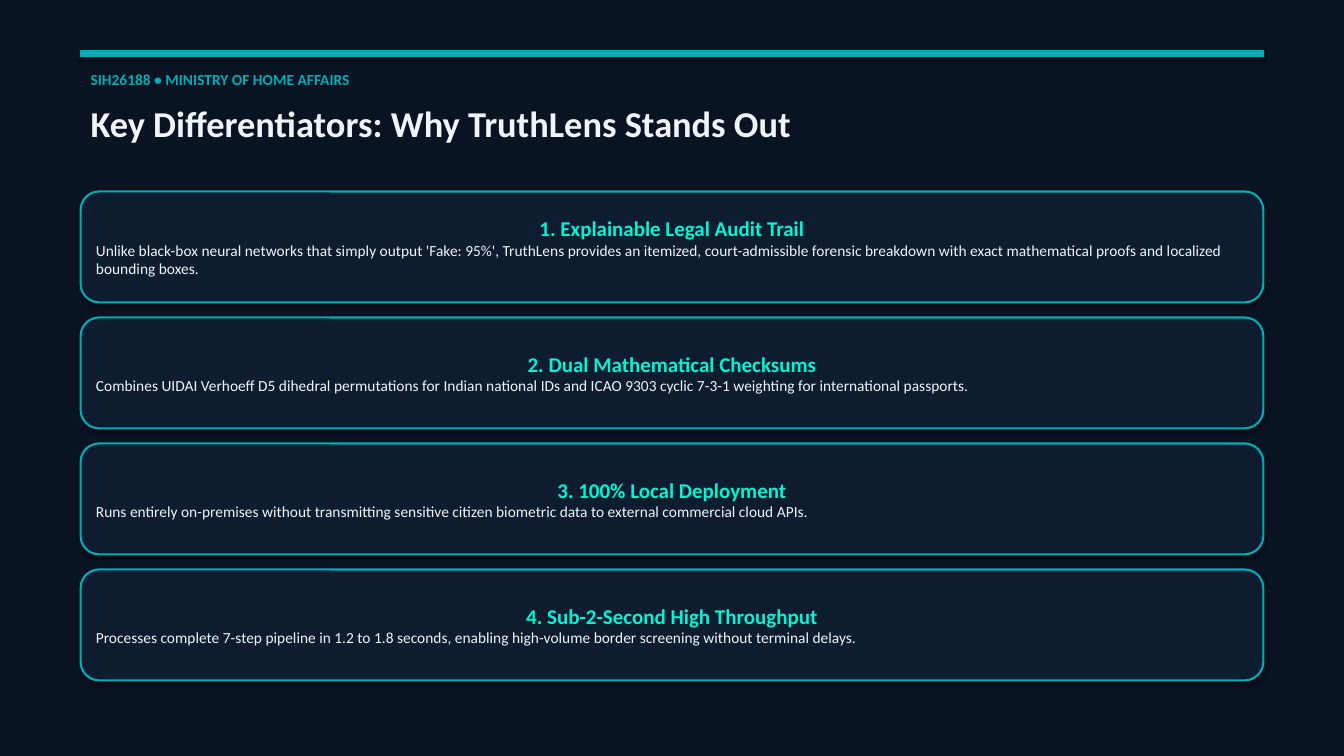
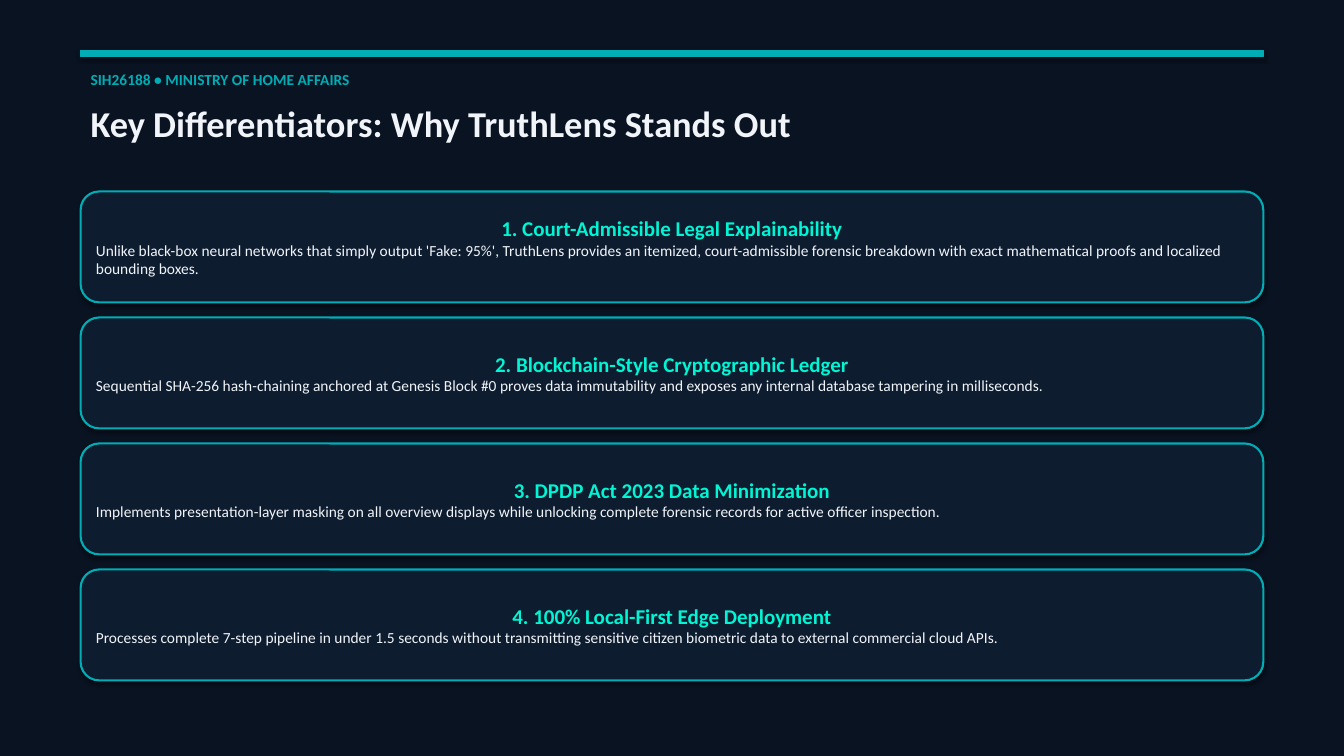
Before and after one commit to muskan-gupta01/TruthLens, a slide deck: slide 10 of TruthLens_SIH_Presentation.pptx. Drawn at 1344x756 pixels with LibreOffice and Linux fonts; fonts in the diff are those of the drawing. Boxes give left, top, right and bottom in pixels: in the first picture for what was removed or moved away, otherwise in the second. Text is boxed around its words. In the diff, an @@ line names an element or a change of style, - is before the commit and + after.

Commit message:
feat: complete TruthLens SIH26188 pipeline with 4-layer screening, audit chain, data masking, and 8 demo scenarios

```diff
--- a/TruthLens_SIH_Presentation.pptx
+++ b/TruthLens_SIH_Presentation.pptx
@@ text in rounded rectangle at [501, 221, 842, 240]: text changed @@
-1. Explainable Legal Audit Trail
+1. Court-Admissible Legal Explainability
@@ text in rounded rectangle at [96, 357, 1043, 394]: text changed @@
-2. Dual Mathematical Checksums
-Combines UIDAI Verhoeff D5 dihedral permutations for Indian national IDs and ICAO 9303 cyclic 7-3-1 weighting for international passports.
+2. Blockchain-Style Cryptographic Ledger
+Sequential SHA-256 hash-chaining anchored at Genesis Block #0 proves data immutability and exposes any internal database tampering in milliseconds.
@@ text in rounded rectangle at [96, 483, 940, 520]: text changed @@
-3. 100% Local Deployment
-Runs entirely on-premises without transmitting sensitive citizen biometric data to external commercial cloud APIs.
+3. DPDP Act 2023 Data Minimization
+Implements presentation-layer masking on all overview displays while unlocking complete forensic records for active officer inspection.
@@ text in rounded rectangle at [96, 609, 998, 646]: text changed @@
-4. Sub-2-Second High Throughput
-Processes complete 7-step pipeline in 1.2 to 1.8 seconds, enabling high-volume border screening without terminal delays.
+4. 100% Local-First Edge Deployment
+Processes complete 7-step pipeline in under 1.5 seconds without transmitting sensitive citizen biometric data to external commercial cloud APIs.
```
Also in this commit, not shown: 1 other slide changed, 1 slide added, 1 slide removed, 34 other files.
